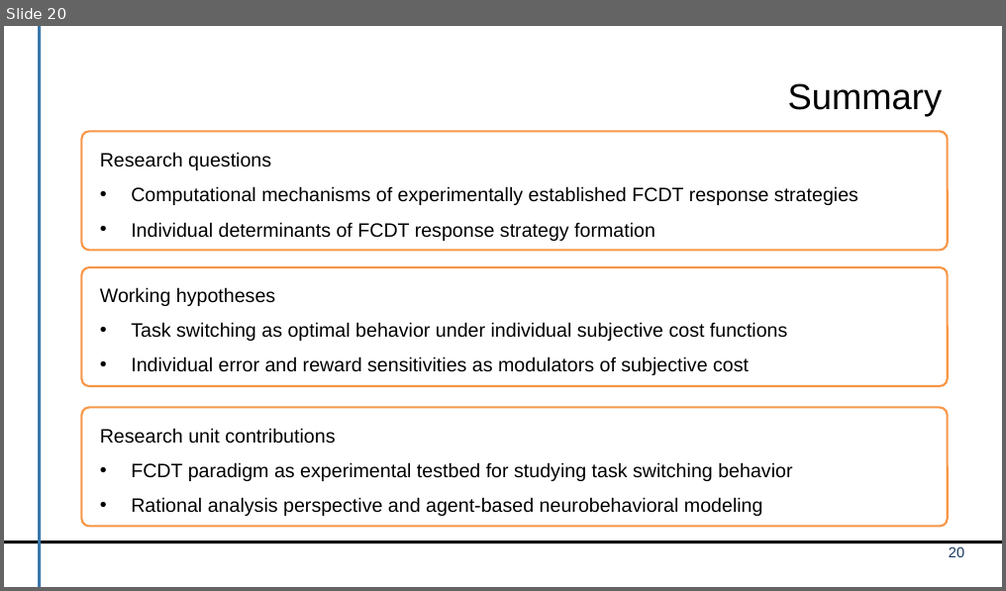
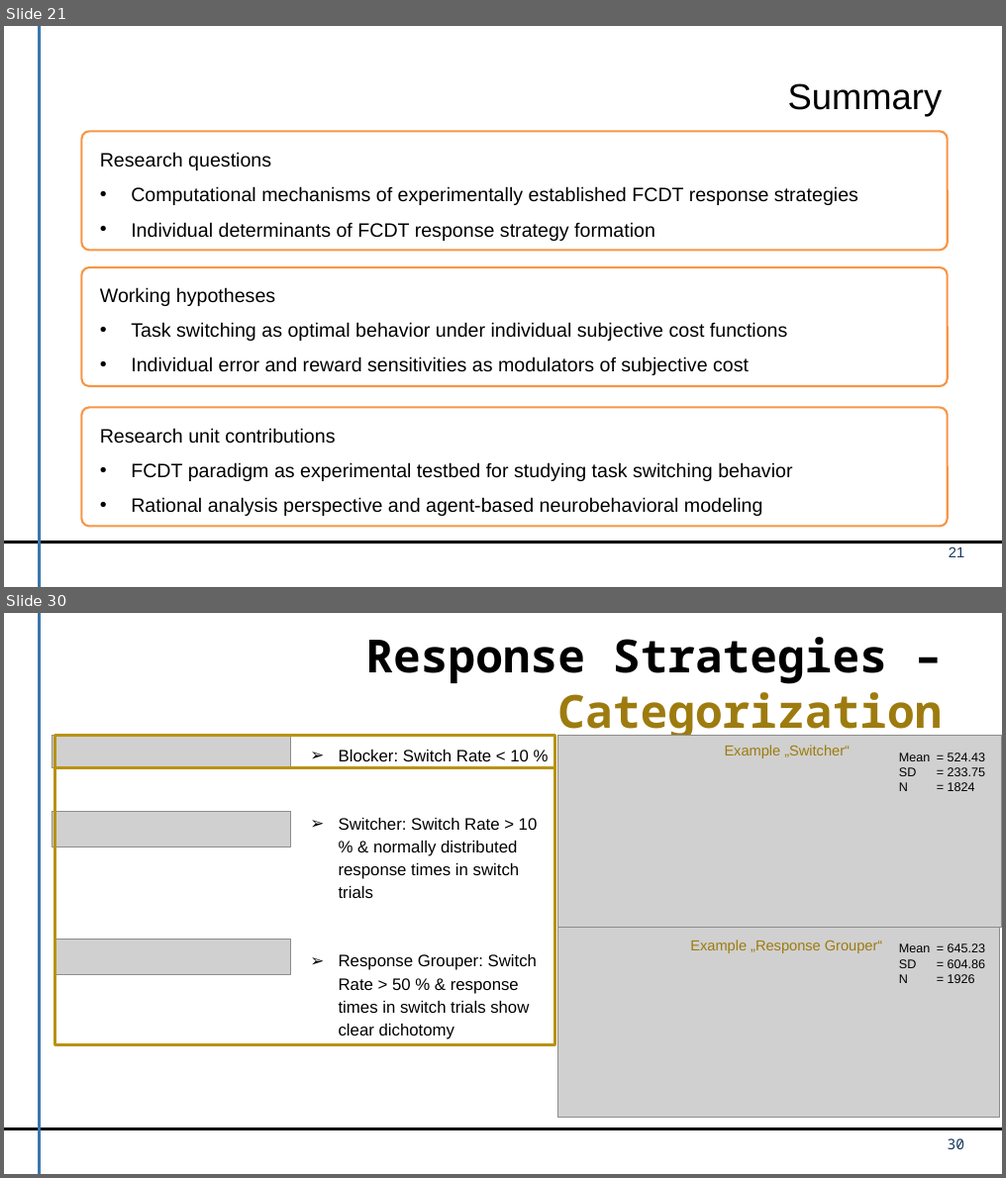
Before and after one commit to dirk-ostwald/Optimal-dual-task-performance, a slide deck: presentation/TP3-Kick-Off-Presentation-JB-DO.pptx. Shown one above the other, each under a label of ours: slide 20 before the commit, slides 21 and 30 after it; the slides between them are not shown. The pictures are 1006x591 and 1006x1178 pixels, drawn with LibreOffice and Linux fonts; fonts in the diff are those of the drawing; grey boxes stand for pictures; background and template pictures are left out. Boxes give left, top, right and bottom in pixels: in the first picture for what was removed or moved away, otherwise in the second. Text is boxed around its words. In the diff, an @@ line names an element or a change of style, - is before the commit and + after.

```diff
--- a/presentation/TP3-Kick-Off-Presentation-JB-DO.pptx
+++ b/presentation/TP3-Kick-Off-Presentation-JB-DO.pptx
@@ slide 30 added at [4,613,1002,1174], background #FFFFFF; not listed: 2 template elements that a slide beside it also shows @@
@@ title added at [365,637,942,740], 33 pt, text #000000, bold @@
+Response Strategies – Categorization
@@ text added at [339,750,538,1040], 12 pt, text #000000 @@
+➢ Blocker: Switch Rate < 10 %
+➢ Switcher: Switch Rate > 10 % & normally distributed response times in switch trials
+➢ Response Grouper: Switch Rate > 50 % & response times in switch trials show clear dichotomy
@@ picture added at [557,736,1002,928] @@
@@ text added at [725,745,849,759], 10.5 pt, text #9D7B0F @@
+Example „Switcher“
@@ text added at [899,753,986,791], 9 pt, text #000000 @@
+Mean = 524.43
+SD = 233.75
+N = 1824
@@ group added at [52,736,554,1045]: 3 pictures, 2 rounded rectangles @@
@@ picture added at [557,928,999,1118] @@
@@ text added at [690,940,882,954], 10.5 pt, text #9D7B0F @@
+Example „Response Grouper“
@@ text added at [899,944,986,983], 9 pt, text #000000 @@
+Mean = 645.23
+SD = 604.86
+N = 1926
@@ page number added at [947,1139,965,1150], 10.5 pt, text #17375E @@
+30
@@ what was slide 20 is now slide 21 @@
@@ page number at [948,547,964,558]: text changed @@
-20
+21
```
Also in this commit, not shown: 7 slides changed, 19 other slides added, 11 other files.
